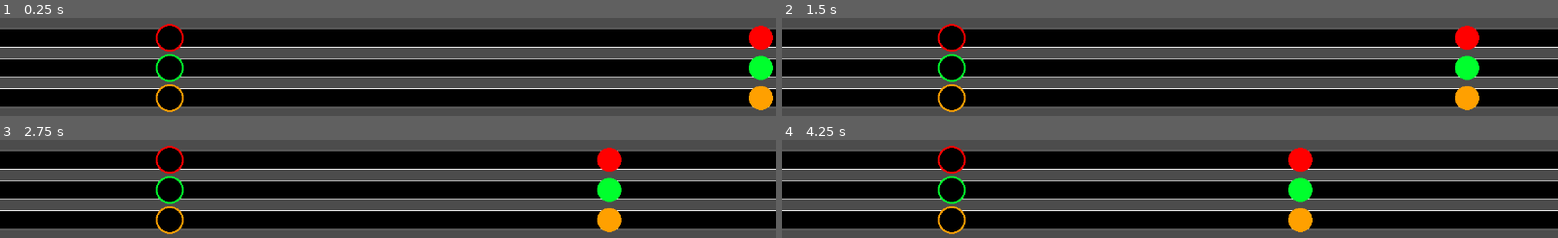
Above: before the commit, frames 1-4 (two rows, left to right).
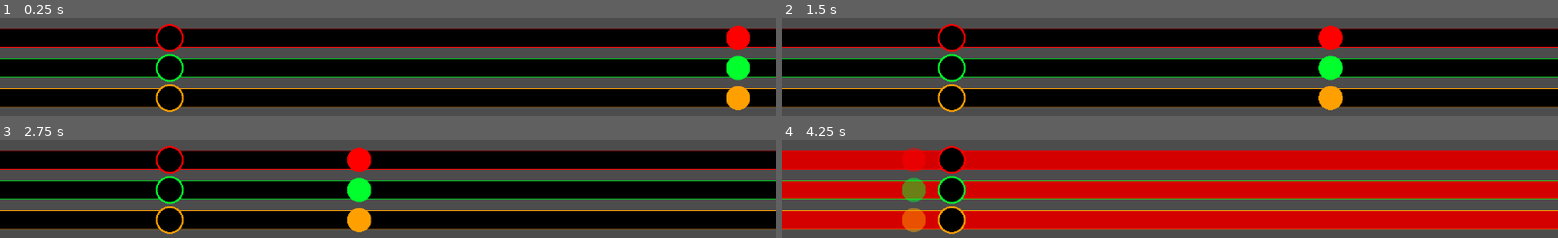
Above: after the commit, the same moments.

Repository: gregpennefather/jingle-cats
Game: Godot game, scene res://GameScene.tscn
Two runs of this game, one before a commit and one after it. Both use one fixed random seed, a clock stepped at 60 frames per second and the inputs below. Video files are missing from this copy of the repository; at most half a second of black plays in their place.
Inputs:
- Up to frame 1 (0.25 s): no input
- Up to frame 2 (1.5 s): hold Right (ui_right) 0.53-1.28 s; hold Down (ui_down) from 1.28 s (still down)
- Up to frame 3 (2.75 s): release Down (ui_down) at 2.03 s; hold Right (ui_right) from 2.03 s (still down)
- Up to frame 4 (4.25 s): release Right (ui_right) at 3.53 s; hold Left (ui_left) from 3.53 s (still down)

The runs differ from the first frame. In frame 1, 11% of the frame differs, in the area x 0-100%, y 7-95%; in frame 2, 11%; in frame 3, 11%; in frame 4, 59%.

Commit message:
Hitting and missing notes

Diff:
--- a/Bars/BarBase.gd
+++ b/Bars/BarBase.gd
@@ -1,16 +1,42 @@
 extends Line2D
 
 export (Color) var note_colour
+export (String) var action
+
+var missed_colour = Color(255, 0, 0)
 
 onready var spawner = get_node("SpawnPoint")
 onready var note_target = get_node("NoteTarget")
-onready var audioPlayer = get_node("SpawnPoint/AudioStreamPlayer")
+onready var notes = get_node("Notes")
+onready var animation_player = get_node("AnimationPlayer")
 
 func _ready():
 	note_target.colour = note_colour
 	spawner.note_colour = note_colour
-	get_node("SpawnPoint").spawn()
+	get_node("Outline").default_color = note_colour
+	get_node("SpawnPoint").spawn(7)
+
+	var timer = Timer.new()
+	timer.wait_time = 2
+	timer.connect("timeout", self, "add_A_Long")
+	timer.start()
+	timer.one_shot = true
+	add_child(timer)
 
 func _input(event):
-	if (event.is_action_pressed("ui_left")):
-		audioPlayer.play(0)
+	if (event.is_action_pressed(action)):
+		var next_note = notes.first_valid_note()
+		if (next_note != null):
+			next_note.play()
+
+func add_A_Long():
+	spawner.spawn(0)
+
+func on_note_hit():
+	animation_player.play('hit')
+
+func on_note_missed():
+	animation_player.play('missed')
+
+func on_note_hit_early():
+	animation_player.play('missed')
--- a/Bars/BarBase.tscn
+++ b/Bars/BarBase.tscn
@@ -1,36 +1,82 @@
-[gd_scene load_steps=6 format=2]
+[gd_scene load_steps=12 format=2]
 
 [ext_resource path="res://Bars/BarBase.gd" type="Script" id=1]
-[ext_resource path="res://Bars/SpawnPoint.gd" type="Script" id=2]
-[ext_resource path="res://Bars/Notes/Note.tscn" type="PackedScene" id=3]
-[ext_resource path="res://Blaghs/DBottom-Long.wav" type="AudioStream" id=4]
-[ext_resource path="res://Bars/Notes/NoteTarget.tscn" type="PackedScene" id=5]
+[ext_resource path="res://Bars/Notes.gd" type="Script" id=2]
+[ext_resource path="res://Bars/SpawnPoint.gd" type="Script" id=3]
+[ext_resource path="res://Bars/Notes/Note.tscn" type="PackedScene" id=4]
+[ext_resource path="res://Blaghs/A-Long.wav" type="AudioStream" id=5]
+[ext_resource path="res://Blaghs/A-Short.wav" type="AudioStream" id=6]
+[ext_resource path="res://Blaghs/G-Long.wav" type="AudioStream" id=7]
+[ext_resource path="res://Bars/Notes/NoteTarget.tscn" type="PackedScene" id=8]
+
+[sub_resource type="Animation" id=3]
+resource_name = "hit"
+length = 0.4
+tracks/0/type = "value"
+tracks/0/path = NodePath(".:default_color")
+tracks/0/interp = 1
+tracks/0/loop_wrap = true
+tracks/0/imported = false
+tracks/0/enabled = true
+tracks/0/keys = {
+"times": PoolRealArray( 0, 0.1, 0.3 ),
+"transitions": PoolRealArray( 1, 1, 1 ),
+"update": 0,
+"values": [ Color( 0, 0, 0, 1 ), Color( 0, 1, 0, 1 ), Color( 0, 0, 0, 1 ) ]
+}
+
+[sub_resource type="Animation" id=1]
+resource_name = "missed"
+length = 0.4
+tracks/0/type = "value"
+tracks/0/path = NodePath(".:default_color")
+tracks/0/interp = 1
+tracks/0/loop_wrap = true
+tracks/0/imported = false
+tracks/0/enabled = true
+tracks/0/keys = {
+"times": PoolRealArray( 0, 0.1, 0.3 ),
+"transitions": PoolRealArray( 1, 1, 1 ),
+"update": 0,
+"values": [ Color( 0, 0, 0, 1 ), Color( 1, 0, 0, 1 ), Color( 0, 0, 0, 1 ) ]
+}
+
+[sub_resource type="Animation" id=2]
+resource_name = "rest"
 
 [node name="BarBase" type="Line2D"]
 z_index = 2
 points = PoolVector2Array( 0, 0, 1280, 0 )
 width = 30.0
-default_color = Color( 0.4, 0.501961, 1, 1 )
+default_color = Color( 0, 0, 0, 1 )
+texture_mode = 173
 script = ExtResource( 1 )
+
+[node name="Notes" type="Node2D" parent="."]
+script = ExtResource( 2 )
 
 [node name="SpawnPoint" type="Position2D" parent="."]
 position = Vector2( 1280, 0 )
-script = ExtResource( 2 )
-note_scene = ExtResource( 3 )
+script = ExtResource( 3 )
+note_scene = ExtResource( 4 )
+A_Long = ExtResource( 5 )
+A_Short = ExtResource( 6 )
+G_Long = ExtResource( 7 )
 
-[node name="AudioStreamPlayer" type="AudioStreamPlayer" parent="SpawnPoint"]
-stream = ExtResource( 4 )
-volume_db = -20.0
-
-[node name="Line2D" type="Line2D" parent="."]
+[node name="Outline" type="Line2D" parent="."]
 z_index = 1
 z_as_relative = false
 points = PoolVector2Array( -1, 0, 1281, 0 )
 width = 32.0
 default_color = Color( 1, 1, 1, 1 )
+texture_mode = -1039925248
 
-[node name="NoteTarget" parent="." instance=ExtResource( 5 )]
+[node name="NoteTarget" parent="." instance=ExtResource( 8 )]
 position = Vector2( 280, 0 )
 z_index = 3
-colour = Color( 0, 0, 0, 1 )
 radius = 20.0
+
+[node name="AnimationPlayer" type="AnimationPlayer" parent="."]
+anims/hit = SubResource( 3 )
+anims/missed = SubResource( 1 )
+anims/rest = SubResource( 2 )
--- a/Bars/NoteBars.tscn
+++ b/Bars/NoteBars.tscn
@@ -6,23 +6,18 @@
 
 [node name="RedBar" parent="." instance=ExtResource( 1 )]
 editor/display_folded = true
-default_color = Color( 0, 0, 0, 1 )
 note_colour = Color( 1, 0, 0, 1 )
-
-[node name="NoteTarget" parent="RedBar" index="2"]
-colour = Color( 255, 255, 255, 0 )
+action = "ui_left"
 
 [node name="GreenBar" parent="." instance=ExtResource( 1 )]
 editor/display_folded = true
 position = Vector2( 0, 50 )
-default_color = Color( 0, 0, 0, 1 )
 note_colour = Color( 0, 1, 0.180392, 1 )
+action = "ui_down"
 
 [node name="OrangeBar" parent="." instance=ExtResource( 1 )]
 editor/display_folded = true
 position = Vector2( 0, 100 )
-default_color = Color( 0, 0, 0, 1 )
 texture_mode = 7
 note_colour = Color( 1, 0.631373, 0, 1 )
-
-[editable path="RedBar"]
+action = "ui_right"
--- /dev/null
+++ b/Bars/Notes.gd
@@ -0,0 +1,12 @@
+extends Node2D
+
+func first_valid_note():
+	var children = get_children()
+	var first_child = null
+	for child in children:
+		if (child.can_be_played()):
+			if (first_child == null):
+				first_child = child
+			if (child.position.x < first_child.position.x):
+				first_child = child
+	return first_child
--- a/Bars/Notes/Note.gd
+++ b/Bars/Notes/Note.gd
@@ -1,13 +1,58 @@
 extends Position2D
 
+const NOTE_SPEED = 250
+const VALID_NOTE_RADIUS = 25
+
 var colour setget set_colour
+var note_audio setget set_note_audio
+var target_left_position = 280 - VALID_NOTE_RADIUS
+var target_right_position = 280 + VALID_NOTE_RADIUS
+var target_can_be_hit = 280 + (VALID_NOTE_RADIUS*2)
+var active = true
+
+signal note_missed
+signal note_hit
+signal note_hit_early
 
 func set_colour(new_colour):
 	colour = new_colour
+	print(new_colour)
 	get_node("Area2D/CircleCollision").colour = new_colour
 
+func set_note_audio(audio_stream):
+	get_node("AudioPlayer").stream = audio_stream
+
 func _process(delta):
-	position = position - Vector2(100 * delta, 0)
+	position = position - Vector2(NOTE_SPEED * delta, 0)
+	if (global_position.x < target_left_position && active):
+		note_missed();
 
 func _on_VisibilityNotifier2D_screen_exited():
 	queue_free()
+
+func can_be_played():
+	return global_position.x <= target_can_be_hit && global_position.x >= target_left_position && active
+
+func play():
+	if (active):
+		if (global_position.x >= target_left_position && global_position.x <= target_right_position):
+			note_hit()
+		else:
+			note_hit_early()
+		get_node("AudioPlayer").play()
+
+func note_hit():
+	emit_signal('note_hit')
+	make_note_inactive()
+
+func note_hit_early():
+	emit_signal('note_hit_early')
+	make_note_inactive()
+
+func note_missed():
+	emit_signal('note_missed')
+	make_note_inactive()
+
+func make_note_inactive():
+	self.set_colour(Color(colour.r, colour.g, colour.b, 0.5))
+	active = false
--- a/Bars/Notes/Note.tscn
+++ b/Bars/Notes/Note.tscn
@@ -11,7 +11,6 @@
 script = ExtResource( 1 )
 
 [node name="Area2D" type="Area2D" parent="."]
-editor/display_folded = true
 
 [node name="CircleCollision" type="CollisionShape2D" parent="Area2D"]
 position = Vector2( 0, -0.0375242 )
@@ -19,4 +18,7 @@
 script = ExtResource( 2 )
 
 [node name="VisibilityNotifier2D" type="VisibilityNotifier2D" parent="."]
+
+[node name="AudioPlayer" type="AudioStreamPlayer" parent="."]
+volume_db = -10.0
 [connection signal="screen_exited" from="VisibilityNotifier2D" to="." method="_on_VisibilityNotifier2D_screen_exited"]
--- a/Bars/SpawnPoint.gd
+++ b/Bars/SpawnPoint.gd
@@ -1,10 +1,27 @@
 extends Position2D
 
 export (PackedScene) var note_scene
+export (AudioStream) var A_Long
+export (AudioStream) var A_Short
+export (AudioStream) var B_Long
+export (AudioStream) var B_Short
+export (AudioStream) var C_Short
+export (AudioStream) var CBottom_Long
+export (AudioStream) var CTop_Long
+export (AudioStream) var G_Long
 var note_colour
 
-func spawn():
+func spawn(note_index):
 	var note = note_scene.instance()
 	note.colour = note_colour
+	if (note_index == 0):
+		note.note_audio = A_Long
+	if (note_index == 1):
+		note.note_audio = A_Short
+	if (note_index == 7):
+		note.note_audio = G_Long
 	note.position = position
-	get_parent().add_child(note)
+	note.connect('note_hit', get_parent(), 'on_note_hit')
+	note.connect('note_missed', get_parent(), 'on_note_missed')
+	note.connect('note_hit_early', get_parent(), 'on_note_hit_early')
+	get_parent().get_node("Notes").add_child(note)
